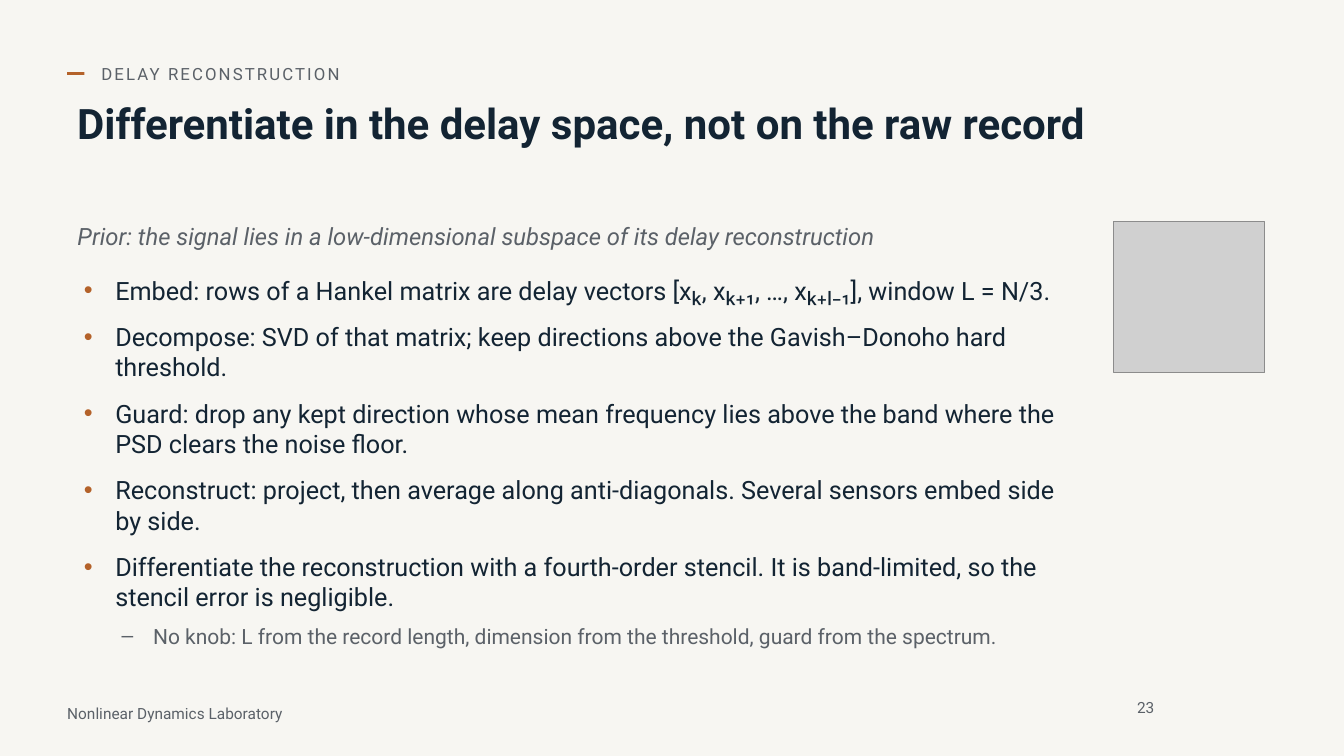
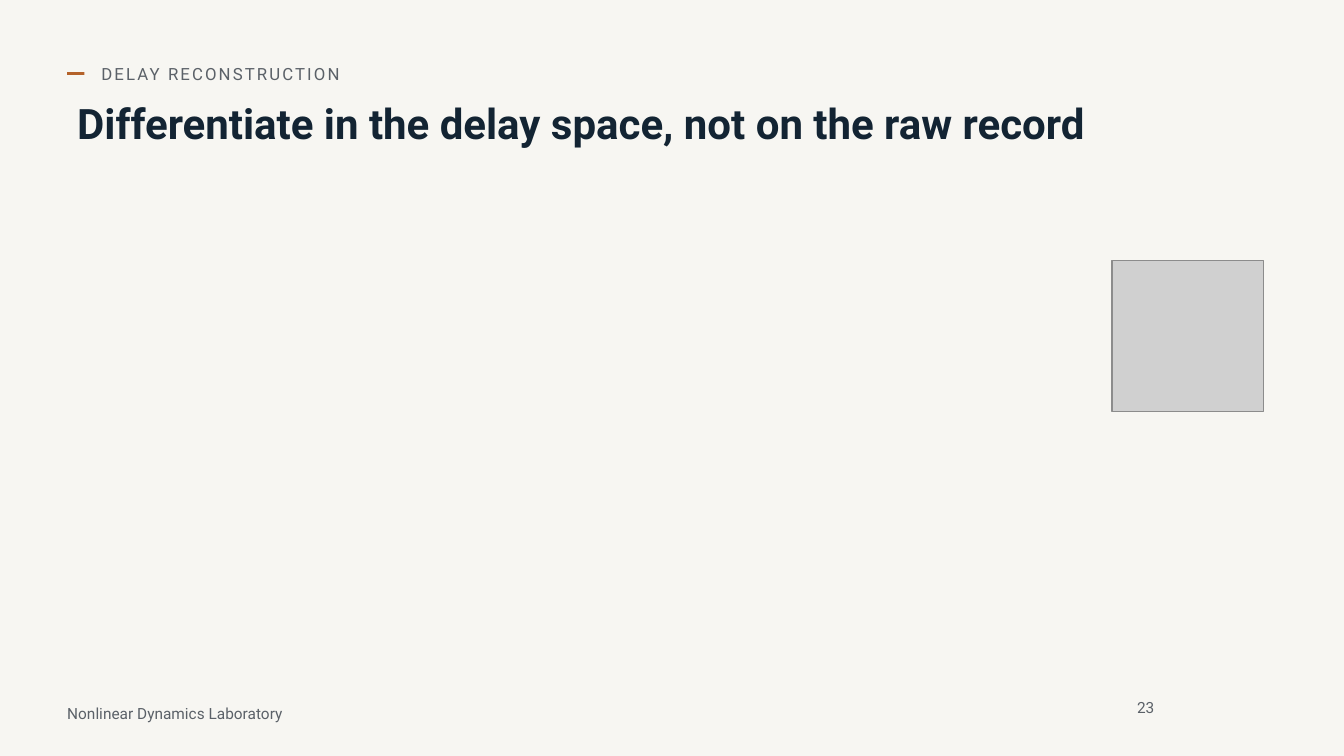
Before and after one commit to nld-uri/kinematics-toolbox, a slide deck: slide 23 of talk/differentiation_integration_talk.pptx. Drawn at 1344x756 pixels with LibreOffice and Linux fonts; fonts in the diff are those of the drawing; grey boxes stand for pictures; background and template pictures are left out. Boxes give left, top, right and bottom in pixels: in the first picture for what was removed or moved away, otherwise in the second. Text is boxed around its words. In the diff, an @@ line names an element or a change of style, - is before the commit and + after.

```diff
--- a/talk/differentiation_integration_talk.pptx
+++ b/talk/differentiation_integration_talk.pptx
@@ text removed at bbox=[77, 227, 1055, 649] @@
-Prior: the signal lies in a low-dimensional subspace of its delay reconstruction
-• Embed: rows of a Hankel matrix are delay vectors [xₖ, xₖ₊₁, …, xₖ₊ₗ₋₁], window L = N/3.
-• Decompose: SVD of that matrix; keep directions above the Gavish–Donoho hard threshold.
-• Guard: drop any kept direction whose mean frequency lies above the band where the PSD clears the noise floor.
-• Reconstruct: project, then average along anti-diagonals. Several sensors embed side by side.
-• Differentiate the reconstruction with a fourth-order stencil. It is band-limited, so the stencil error is negligible.
-– No knob: L from the record length, dimension from the threshold, guard from the spectrum.
@@ picture: place and size @@
-picture at bbox=[1114, 222, 1265, 373]
+picture at bbox=[1112, 261, 1263, 412]
```
Also in this commit, not shown: 18 other slides changed, 1 other file.
